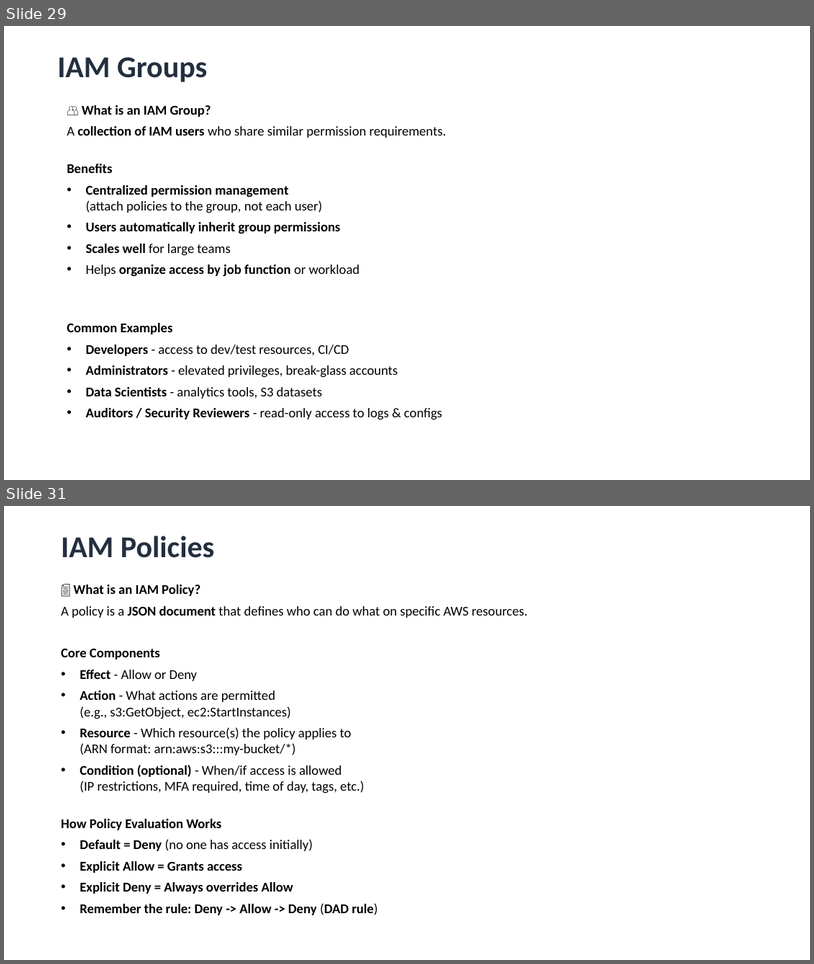
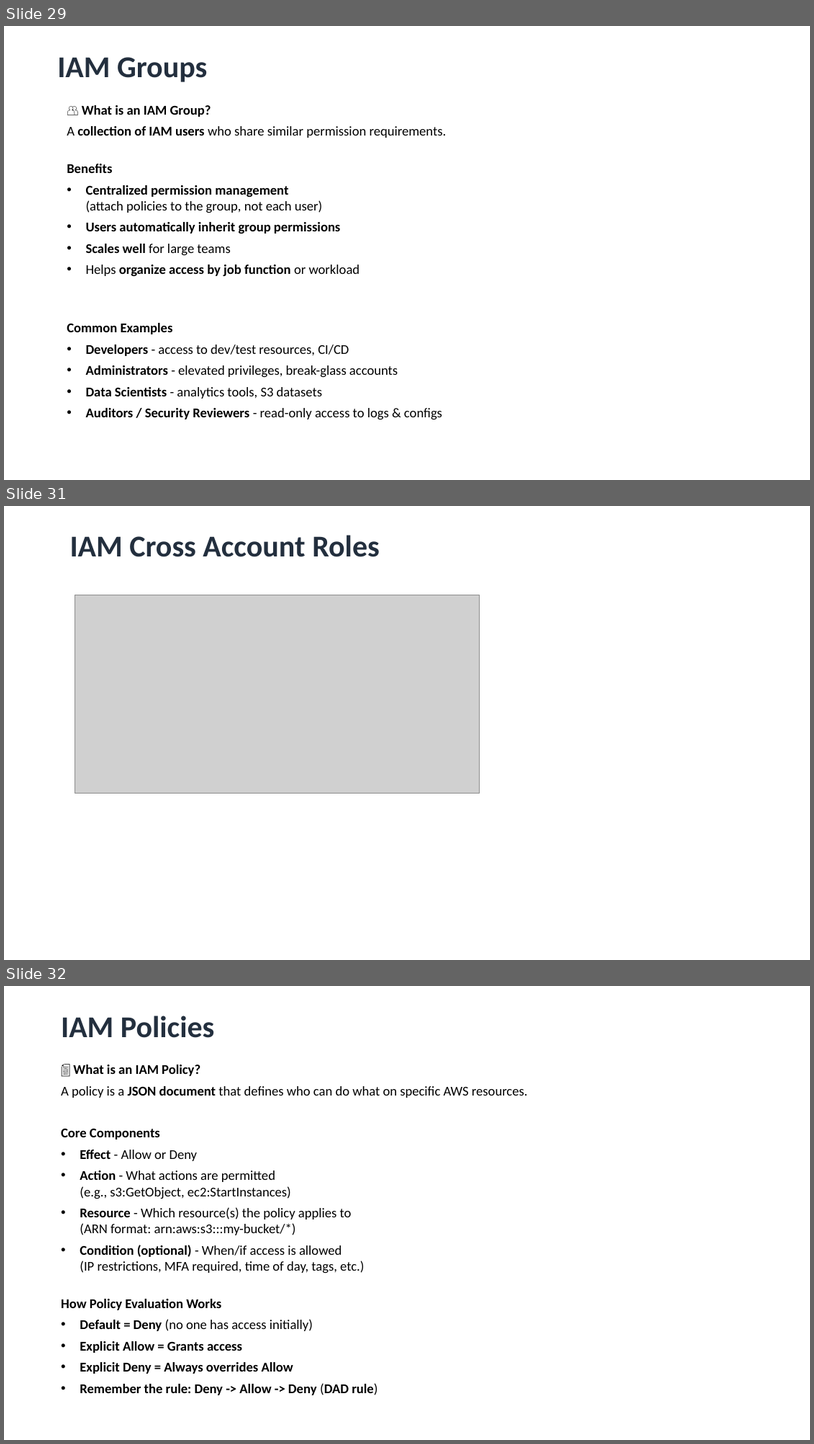
Before and after one commit to aishp411/PPMCAD12, a slide deck: AWS/AWS_Core_Architecture&Security.pptx. Shown one above the other, each under a label of ours: slides 29 and 31 before the commit, slides 29, 31 and 32 after it; the slides between them are not shown. The pictures are 814x964 and 814x1444 pixels, drawn with LibreOffice and Linux fonts; fonts in the diff are those of the drawing; grey boxes stand for pictures. Boxes give left, top, right and bottom in pixels: in the first picture for what was removed or moved away, otherwise in the second. Text is boxed around its words. In the diff, an @@ line names an element or a change of style, - is before the commit and + after.

```diff
--- a/AWS/AWS_Core_Architecture&Security.pptx
+++ b/AWS/AWS_Core_Architecture&Security.pptx
@@ slide 31 added at bbox=[4, 506, 810, 960], background #FFFFFF @@
@@ text added at bbox=[70, 535, 380, 557], 36 pt, text #232F3E, bold @@
+IAM Cross Account Roles
@@ picture added at bbox=[75, 595, 479, 793] @@
@@ what was slide 31 is now slide 32 @@
```
Also in this commit, not shown: 2 slides changed, 7 other files.
